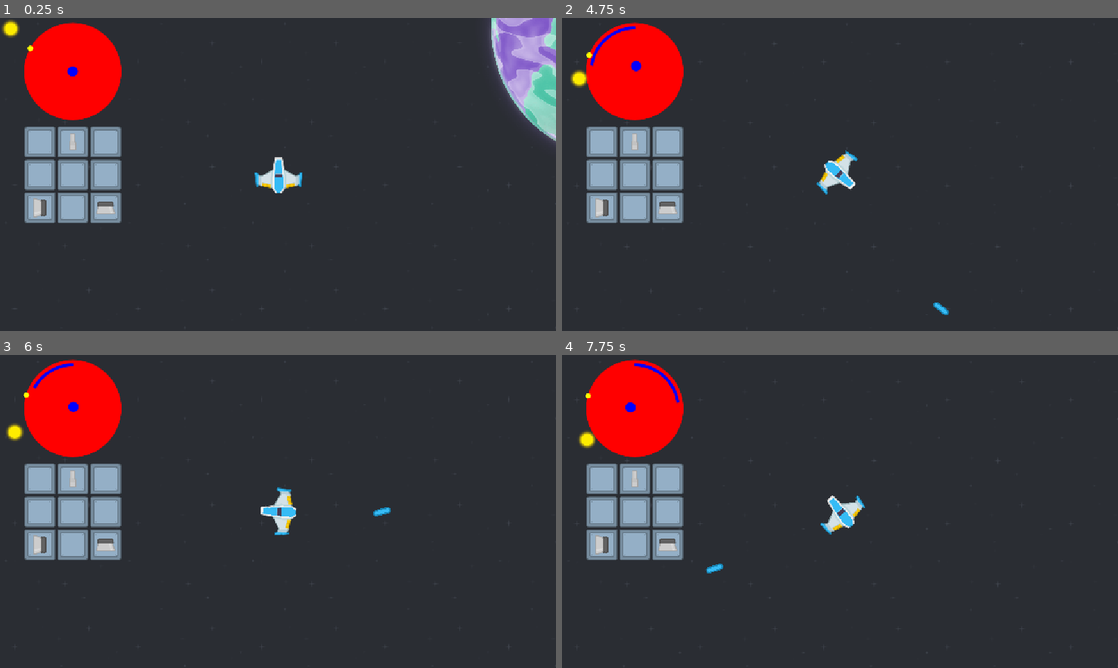
Above: before the commit, frames 1-4 (two rows, left to right).
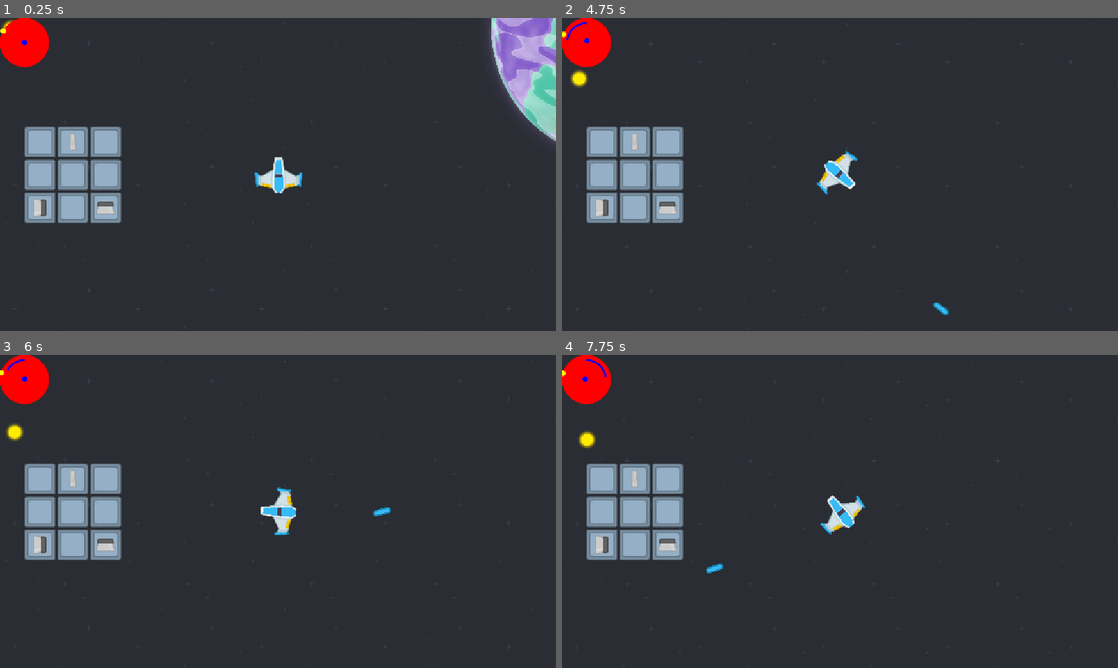
Above: after the commit, the same moments.

Repository: nagolyhprum/sentience
Game: Godot game, scene res://node_2d.tscn
Two runs of this game, one before a commit and one after it. Both use one fixed random seed, a clock stepped at 60 frames per second and the inputs below.
Inputs:
- Up to frame 1 (0.25 s): no input
- Up to frame 2 (4.75 s): hold D (right) 0.53-1.28 s; hold Space (shoot) 0.53-1.28 s; hold S (down) 1.28-2.03 s; tap Space (shoot) at 1.35, 2.85, 4.35 s; hold D (right) 2.03-2.78 s; hold Space (shoot) 2.03-2.78 s; hold Up (up) 2.78-3.53 s; hold Space (shoot) 3.53-4.28 s; hold A (left) from 3.53 s (still down)
- Up to frame 3 (6 s): release A (left) at 5.03 s; hold S (down) 5.03-5.78 s; hold Space (shoot) 5.03-5.78 s; hold D (right) from 5.78 s (still down); tap Space (shoot) at 5.85 s
- Up to frame 4 (7.75 s): release D (right) at 6.53 s; hold Up (up) 6.53-7.28 s; hold Space (shoot) 6.53-7.28 s; hold D (right) from 7.28 s (still down); tap Space (shoot) at 7.35 s

The runs differ from the first frame. In frame 1, 4.9% of the frame differs, in the area x 0-22%, y 0-33%; in frame 2, 4.9%; in frame 3, 4.9%; in frame 4, 4.9%.

Commit message:
fix layering issues and add state and constants

Diff:
--- /dev/null
+++ b/Global.tscn
@@ -0,0 +1,3 @@
+[gd_scene format=3 uid="uid://cdldfnqw1ccqp"]
+
+[node name="Global" type="Node2D"]
--- /dev/null
+++ b/compass.gd
@@ -0,0 +1,45 @@
+extends Control
+
+func _process(delta: float) -> void:
+	queue_redraw()
+
+func _draw() -> void:
+	var radius = size.x / 2
+	var center = Vector2(radius, radius)
+	draw_circle(
+		center,
+		radius,
+		Color.RED,
+		true,
+		-1,
+		true
+	)
+	var angle_percent : float = State.player_velocity_angle / Constant.MAX_ANGLE_VELOCITY
+	draw_arc(
+		center,
+		radius - 10,
+		-PI / 2,
+		-PI / 2 + PI / 2 * angle_percent,
+		32,
+		Color.BLUE,
+		radius / 20,
+		true
+	)
+	var length = State.player_velocity.length()
+	var velocity_offset = State.player_velocity.limit_length((radius - 30) * length / Constant.MAX_VELOCITY)
+	draw_circle(
+		center - velocity_offset,
+		radius / 10,
+		Color.BLUE,
+		true,
+		-1,
+		true
+	)
+	draw_circle(
+		center + (State.player_offset - Constant.PLAYER_POSITION).normalized() * radius,
+		radius / 10,
+		Color.YELLOW,
+		true,
+		-1,
+		true
+	)
--- /dev/null
+++ b/compass.tscn
@@ -0,0 +1,10 @@
+[gd_scene load_steps=2 format=3 uid="uid://yo8vlsw4adlm"]
+
+[ext_resource type="Script" uid="uid://xgnqjxkrib0y" path="res://compass.gd" id="1_4k05d"]
+
+[node name="Compass" type="Control"]
+layout_mode = 3
+anchors_preset = 0
+offset_right = 100.0
+offset_bottom = 100.0
+script = ExtResource("1_4k05d")
--- /dev/null
+++ b/constant.gd
@@ -0,0 +1,10 @@
+extends Node
+
+const DIRECTIONAL_SPEED : float = 50.0
+const ANGULAR_SPEED : float = 5.0
+const BULLET_SPEED : float = 250.0
+const PARALLAX : float = 100_000.0
+const PLANET_ROTATION : float = 0.1
+const MAX_ANGLE_VELOCITY : float = PI
+const MAX_VELOCITY : float = 250
+const PLAYER_POSITION = Vector2(527.0, 287.0)
--- a/game.gd
+++ b/game.gd
@@ -1,20 +1,4 @@
 extends Node2D
-
-const DIRECTIONAL_SPEED : float = 50.0
-const ANGULAR_SPEED : float = 5.0
-const BULLET_SPEED : float = 250.0
-const PARALLAX : float = 100_000.0
-const PLANET_ROTATION : float = 0.1
-const MAX_ANGLE_VELOCITY : float = PI
-const MAX_VELOCITY : float = 250
-
-var velocity = Vector2()
-var velocity_angle : float = 0.0
-
-var cooldown = 0
-
-var player_offset = Vector2()
-var angle : float = 0.0
 
 const laser_scene = preload("res://laser.tscn")
 
@@ -29,27 +13,27 @@
 func _process(delta: float) -> void:
 	var acceleration_angle : float = 0.0
 	if Input.is_action_pressed("left"):
-		acceleration_angle += -ANGULAR_SPEED
+		acceleration_angle += -Constant.ANGULAR_SPEED
 	if Input.is_action_pressed("right"):
-		acceleration_angle += ANGULAR_SPEED
-	velocity_angle += acceleration_angle * delta
-	velocity_angle = clamp(velocity_angle, -MAX_ANGLE_VELOCITY, MAX_ANGLE_VELOCITY)
-	angle += velocity_angle * delta
-	player.rotation = angle
+		acceleration_angle += Constant.ANGULAR_SPEED
+	State.player_velocity_angle += acceleration_angle * delta
+	State.player_velocity_angle = clamp(State.player_velocity_angle, -Constant.MAX_ANGLE_VELOCITY, Constant.MAX_ANGLE_VELOCITY)
+	State.player_angle += State.player_velocity_angle * delta
+	player.rotation = State.player_angle
 
 	var acceleration_x : float = 0.0
 	var acceleration_y : float = 0.0
 	if Input.is_action_pressed("up"):
-		acceleration_x += -DIRECTIONAL_SPEED * sin(angle)
-		acceleration_y += DIRECTIONAL_SPEED * cos(angle)
+		acceleration_x += -Constant.DIRECTIONAL_SPEED * sin(State.player_angle)
+		acceleration_y += Constant.DIRECTIONAL_SPEED * cos(State.player_angle)
 	if Input.is_action_pressed("down"):
-		acceleration_x += DIRECTIONAL_SPEED * sin(angle)
-		acceleration_y += -DIRECTIONAL_SPEED * cos(angle)
-	velocity.x += acceleration_x * delta
-	player_offset.x += velocity.x * delta
-	velocity.y += acceleration_y * delta
-	player_offset.y += velocity.y * delta
-	velocity = velocity.limit_length(MAX_VELOCITY)
+		acceleration_x += Constant.DIRECTIONAL_SPEED * sin(State.player_angle)
+		acceleration_y += -Constant.DIRECTIONAL_SPEED * cos(State.player_angle)
+	State.player_velocity.x += acceleration_x * delta
+	State.player_offset.x += State.player_velocity.x * delta
+	State.player_velocity.y += acceleration_y * delta
+	State.player_offset.y += State.player_velocity.y * delta
+	State.player_velocity = State.player_velocity.limit_length(Constant.MAX_VELOCITY)
 
 	if acceleration_angle or acceleration_x or acceleration_y:
 		if not thruster_audio.playing:
@@ -60,62 +44,21 @@
 	var current_ticks = Time.get_ticks_msec()
 
 	if Input.is_action_pressed("shoot"):
-		if current_ticks > cooldown:
+		if current_ticks > State.player_cooldown:
 			var laser = laser_scene.instantiate()
 			space.add_child(laser)
-			laser.velocity_x = velocity.x + BULLET_SPEED * sin(angle)
-			laser.velocity_y = velocity.y - BULLET_SPEED * cos(angle)
-			laser.position.x = -player_offset.x + player.position.x + player.size.x / 2 - laser.size.x / 2
-			laser.position.y = -player_offset.y + player.position.y + player.size.y / 2 - laser.size.y / 2
-			laser.rotation = angle
-			cooldown = current_ticks + 1000
+			laser.velocity_x = State.player_velocity.x + Constant.BULLET_SPEED * sin(State.player_angle)
+			laser.velocity_y = State.player_velocity.y - Constant.BULLET_SPEED * cos(State.player_angle)
+			laser.position.x = -State.player_offset.x + player.position.x + player.size.x / 2 - laser.size.x / 2
+			laser.position.y = -State.player_offset.y + player.position.y + player.size.y / 2 - laser.size.y / 2
+			laser.rotation = State.player_angle
+			State.player_cooldown = current_ticks + 1000
 			laser_audio.play()
 
-	background.material.set_shader_parameter("x", -player_offset.x / PARALLAX)
-	background.material.set_shader_parameter("y", -player_offset.y / PARALLAX)
+	background.material.set_shader_parameter("x", -State.player_offset.x / Constant.PARALLAX)
+	background.material.set_shader_parameter("y", -State.player_offset.y / Constant.PARALLAX)
 
-	space.position.x = player_offset.x
-	space.position.y = player_offset.y
+	space.position.x = State.player_offset.x
+	space.position.y = State.player_offset.y
 
 	queue_redraw()
-
-func _draw():
-	var radius = 100
-	var center = Vector2(150,110)
-	draw_circle(
-		center,
-		100,
-		Color.RED,
-		true,
-		-1,
-		true
-	)
-	var angle_percent : float = velocity_angle / MAX_ANGLE_VELOCITY
-	draw_arc(
-		center,
-		radius - 10,
-		-PI / 2,
-		-PI / 2 + PI / 2 * angle_percent,
-		32,
-		Color.BLUE,
-		5,
-		true
-	)
-	var length = velocity.length()
-	var velocity_offset = velocity.limit_length((radius - 30) * length / MAX_VELOCITY)
-	draw_circle(
-		center - velocity_offset,
-		10,
-		Color.BLUE,
-		true,
-		-1,
-		true
-	)
-	draw_circle(
-		center + (player_offset - player.position).normalized() * radius,
-		5,
-		Color.YELLOW,
-		true,
-		-1,
-		true
-	)
--- a/laser.tscn
+++ b/laser.tscn
@@ -4,6 +4,7 @@
 [ext_resource type="Script" uid="uid://dfp05nagfdv1s" path="res://laser.gd" id="2_g6b45"]
 
 [node name="Laser" type="TextureRect"]
+z_index = 10
 pivot_offset = Vector2(6, 18)
 texture = ExtResource("1_6vqwg")
 script = ExtResource("2_g6b45")
--- a/node_2d.tscn
+++ b/node_2d.tscn
@@ -15,6 +15,7 @@
 [ext_resource type="Texture2D" uid="uid://wlyas0qe01t1" path="res://images/engine2.png" id="8_4d7sh"]
 [ext_resource type="AudioStream" uid="uid://jurjx12gfawb" path="res://sound/laser1.ogg" id="14_nr8wp"]
 [ext_resource type="AudioStream" uid="uid://yvvhk15kwgj5" path="res://sound/thrusterFire_000.ogg" id="15_d2bti"]
+[ext_resource type="PackedScene" uid="uid://yo8vlsw4adlm" path="res://compass.tscn" id="16_ta5nu"]
 
 [sub_resource type="ShaderMaterial" id="ShaderMaterial_epypp"]
 shader = ExtResource("1_0e48y")
@@ -178,3 +179,6 @@
 [node name="ThrusterAudio" type="AudioStreamPlayer" parent="."]
 stream = ExtResource("15_d2bti")
 parameters/looping = true
+
+[node name="Compass" parent="." instance=ExtResource("16_ta5nu")]
+z_index = 10
--- a/project.godot
+++ b/project.godot
@@ -17,6 +17,8 @@
 [autoload]
 
 BackgroundMusic="*res://BackgroundMusic.tscn"
+State="*res://state.gd"
+Constant="*res://constant.gd"
 
 [display]
 
--- /dev/null
+++ b/state.gd
@@ -0,0 +1,7 @@
+extends Node
+
+var player_velocity = Vector2()
+var player_velocity_angle : float = 0.0
+var player_cooldown = 0
+var player_offset = Vector2()
+var player_angle : float = 0.0
Not shown, added: compass.gd.uid
Not shown, added: constant.gd.uid
Not shown: 1 places in node_2d.tscn that only renumber resources
Not shown, added: state.gd.uid
